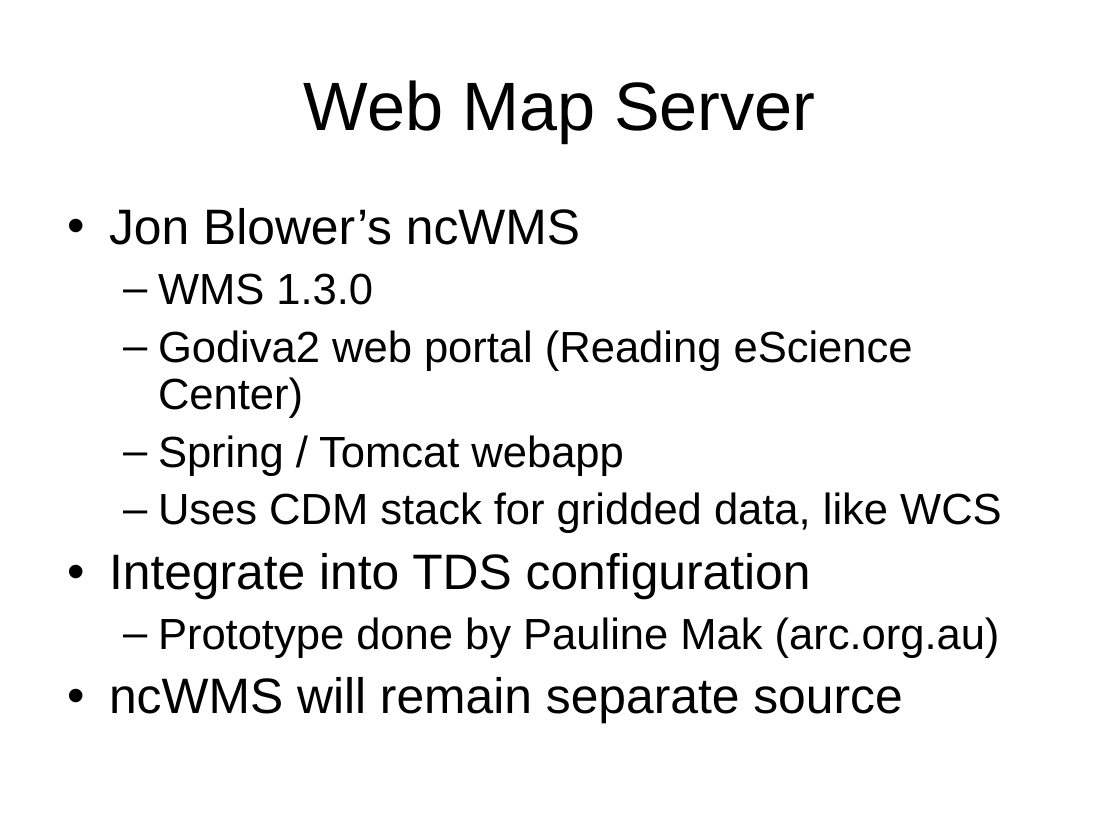
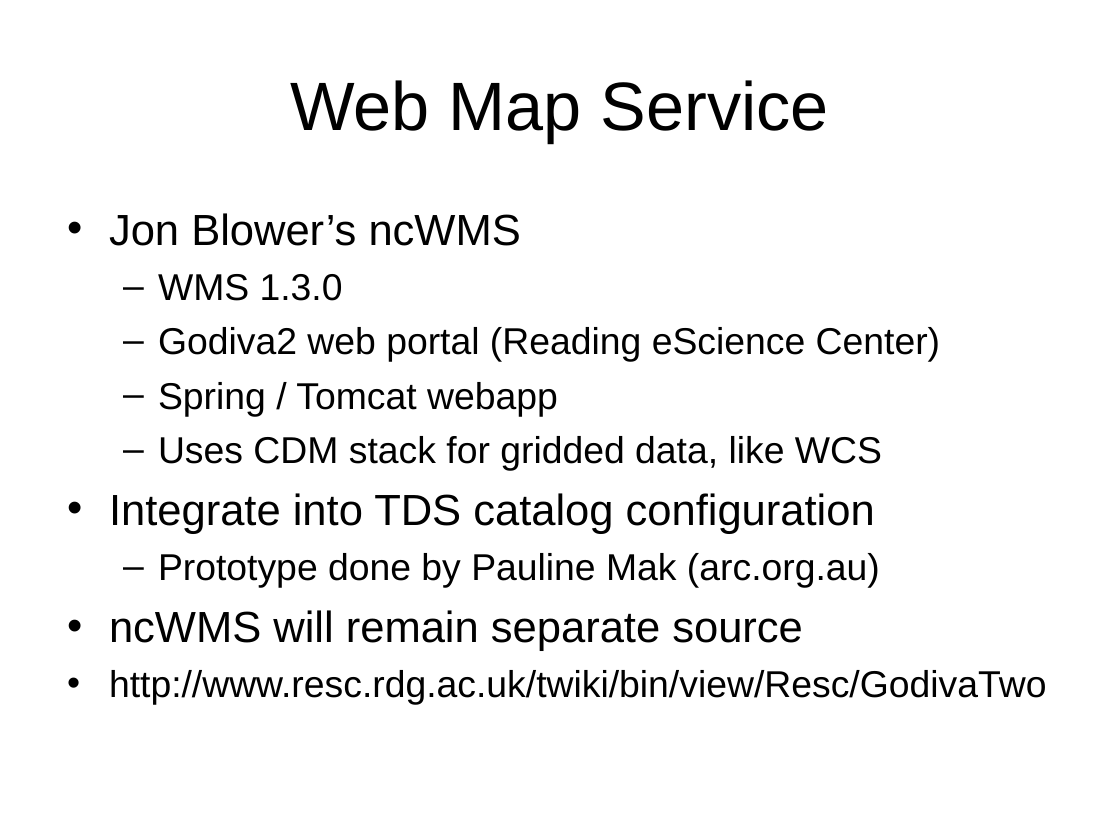
Before and after one commit to ooici-eoi/THREDDS, a slide deck: slide 8 of docs/web/thredds/tech/tutorial/TDS4.ppt (slide 3 before the commit). Drawn at 1120x840 pixels with LibreOffice and Linux fonts; fonts in the diff are those of the drawing; background and template pictures are left out. Boxes give left, top, right and bottom in pixels: in the first picture for what was removed or moved away, otherwise in the second. Text is boxed around its words. In the diff, an @@ line names an element or a change of style, - is before the commit and + after.

```diff
--- a/docs/web/thredds/tech/tutorial/TDS4.ppt
+++ b/docs/web/thredds/tech/tutorial/TDS4.ppt
@@ title at [290,80,829,143]: text changed @@
-Web Map Server
+Web Map Service
@@ text at [109,213,940,651]: size 32 to 28 pt in "Jon Blower’s ncWMS", "ncWMS will remain separate source"; size 28 to 24 pt in "WMS 1.3.0", "Godiva2 web portal (Reading eScience Center)", "Spring / Tomcat webapp", "Uses CDM stack for gridded data, like ..." and 1 more places; line spacing 0.9 to 1; less space between paragraphs @@
@@ text at [109,493,875,534]: text changed; size 32 to 28 pt @@
-• Integrate into TDS configuration
+• Integrate into TDS catalog configuration
@@ text at [109,670,1047,705]: paragraph added @@
+• http://www.resc.rdg.ac.uk/twiki/bin/view/Resc/GodivaTwo
```
Also in this commit, not shown: 4 other slides changed, 6 slides added, 6 other files.
